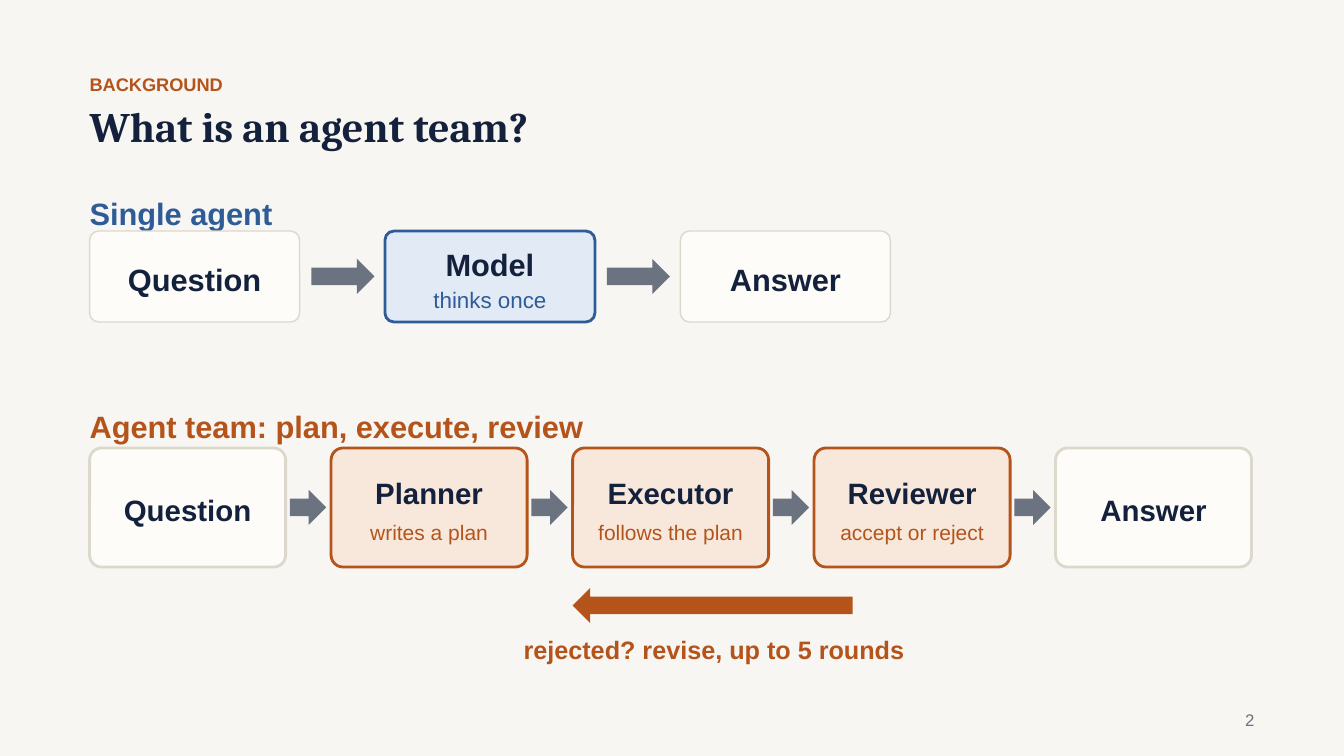
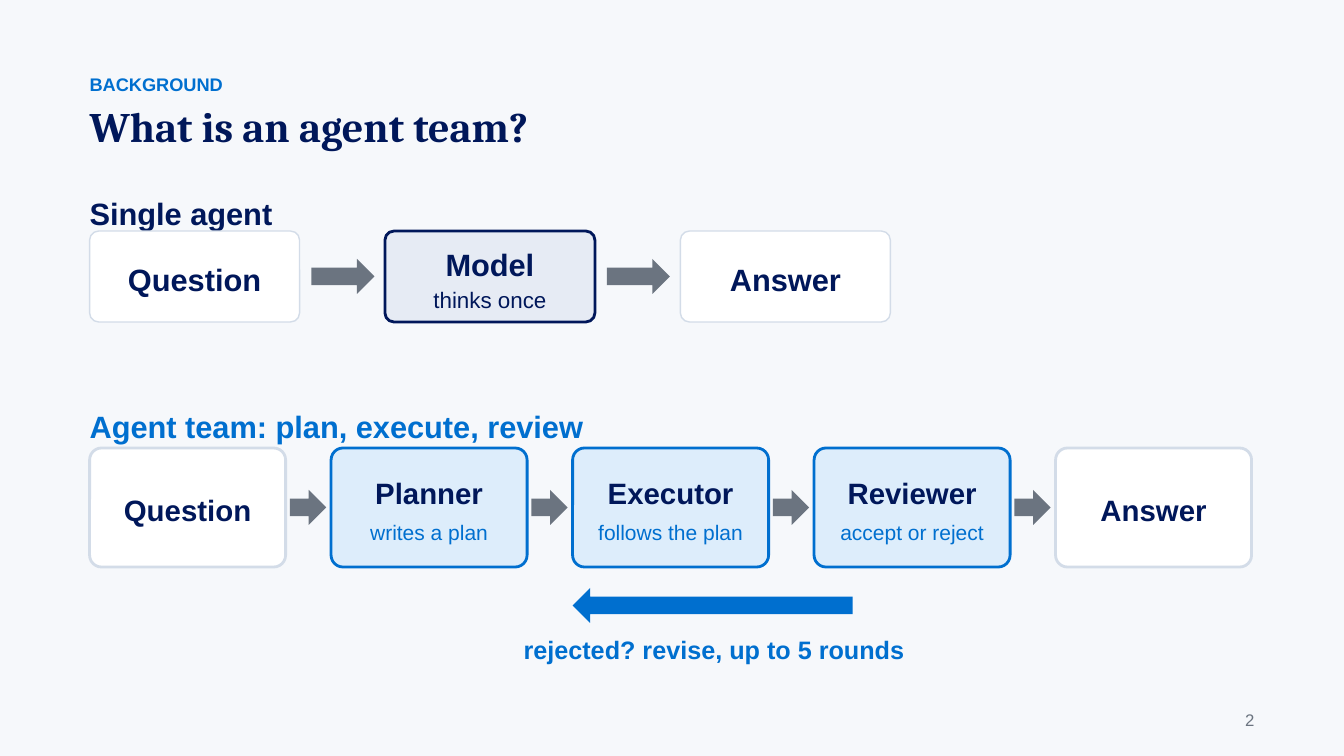
Before and after one commit to gaoj21/tokenbank, a slide deck: slide 2 of slides/CLIMB_talk.pptx. Drawn at 1344x756 pixels with LibreOffice and Linux fonts; fonts in the diff are those of the drawing. Boxes give left, top, right and bottom in pixels: in the first picture for what was removed or moved away, otherwise in the second. Text is boxed around its words. In the diff, an @@ line names an element or a change of style, - is before the commit and + after.

```diff
--- a/slides/CLIMB_talk.pptx
+++ b/slides/CLIMB_talk.pptx
@@ background #F7F6F2 to #F6F8FB @@
@@ text "What is an agent team?" at box(90, 112, 528, 152): text colour #14213D to #00175A @@
@@ text "Single agent" at box(90, 202, 272, 230): text colour #2E5C99 to #00175A @@
@@ rounded rectangle "Question" at box(90, 231, 299, 322): text colour #14213D to #00175A; fill #FDFCF9 to #FFFFFF; outline #DDD8CC 1 pt to #D3DCE8 1 pt @@
@@ rounded rectangle "Model" at box(385, 231, 595, 322): text colour #14213D to #00175A in "Model"; text colour #2E5C99 to #00175A in "thinks once"; fill #E2EAF5 to #E6EBF4; outline #2E5C99 2 pt to #00175A 2 pt @@
@@ rounded rectangle "Answer" at box(681, 231, 890, 322): text colour #14213D to #00175A; fill #FDFCF9 to #FFFFFF; outline #DDD8CC 1 pt to #D3DCE8 1 pt @@
@@ rounded rectangle "Question" at box(90, 448, 285, 567): text colour #14213D to #00175A; fill #FDFCF9 to #FFFFFF; outline #DDD8CC 2 pt to #D3DCE8 2 pt @@
@@ rounded rectangle "Planner" at box(331, 448, 526, 567): text colour #14213D to #00175A in "Planner"; text colour #B4541A to #006FCF in "writes a plan"; fill #F8E8DC to #DDEDFB; outline #B4541A 2 pt to #006FCF 2 pt @@
@@ rounded rectangle "Executor" at box(573, 448, 768, 567): text colour #14213D to #00175A in "Executor"; text colour #B4541A to #006FCF in "follows the plan"; fill #F8E8DC to #DDEDFB; outline #B4541A 2 pt to #006FCF 2 pt @@
@@ rounded rectangle "Reviewer" at box(815, 448, 1010, 567): text colour #14213D to #00175A in "Reviewer"; text colour #B4541A to #006FCF in "accept or reject"; fill #F8E8DC to #DDEDFB; outline #B4541A 2 pt to #006FCF 2 pt @@
@@ rounded rectangle "Answer" at box(1056, 448, 1251, 567): text colour #14213D to #00175A; fill #FDFCF9 to #FFFFFF; outline #DDD8CC 2 pt to #D3DCE8 2 pt @@
@@ fill #6B7280 to #6B7480 in 4 elements at box(290, 490, 327, 525), box(531, 490, 568, 525), box(773, 490, 810, 525), box(1014, 490, 1051, 525) @@
@@ left arrow at box(573, 588, 853, 623): fill #B4541A to #006FCF @@
@@ text colour #B4541A to #006FCF in 3 elements at box(90, 78, 223, 91), box(90, 415, 583, 444), box(524, 640, 904, 665) @@
```
Also in this commit, not shown: 19 other slides changed, 2 slides added, 17 other files.
